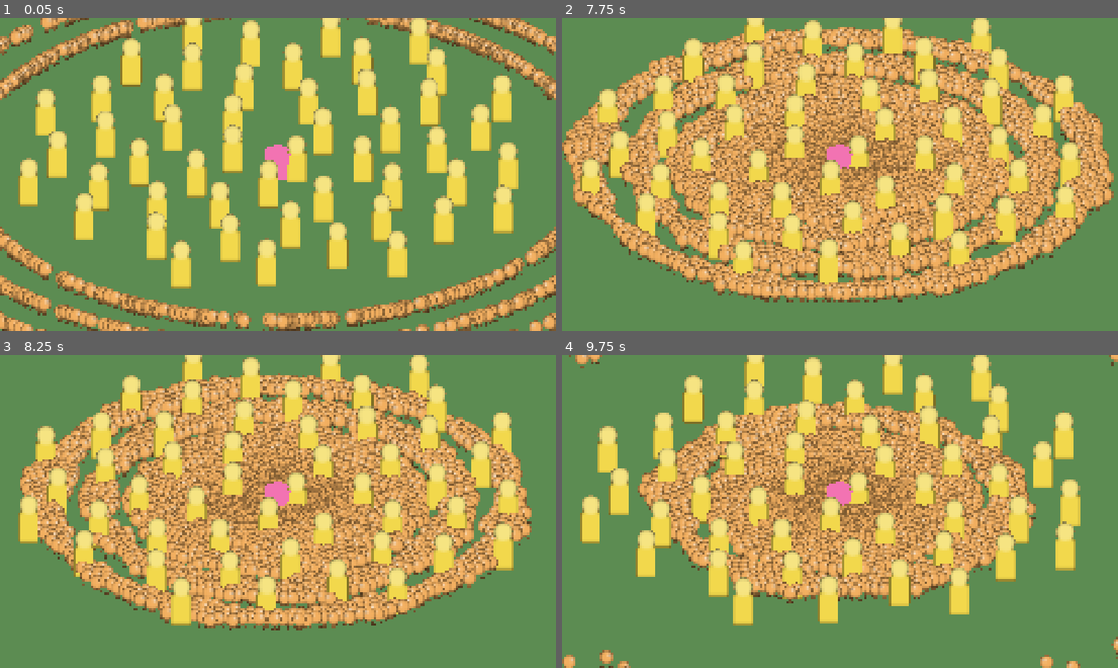
Above: before the commit, frames 1-4 (two rows, left to right).
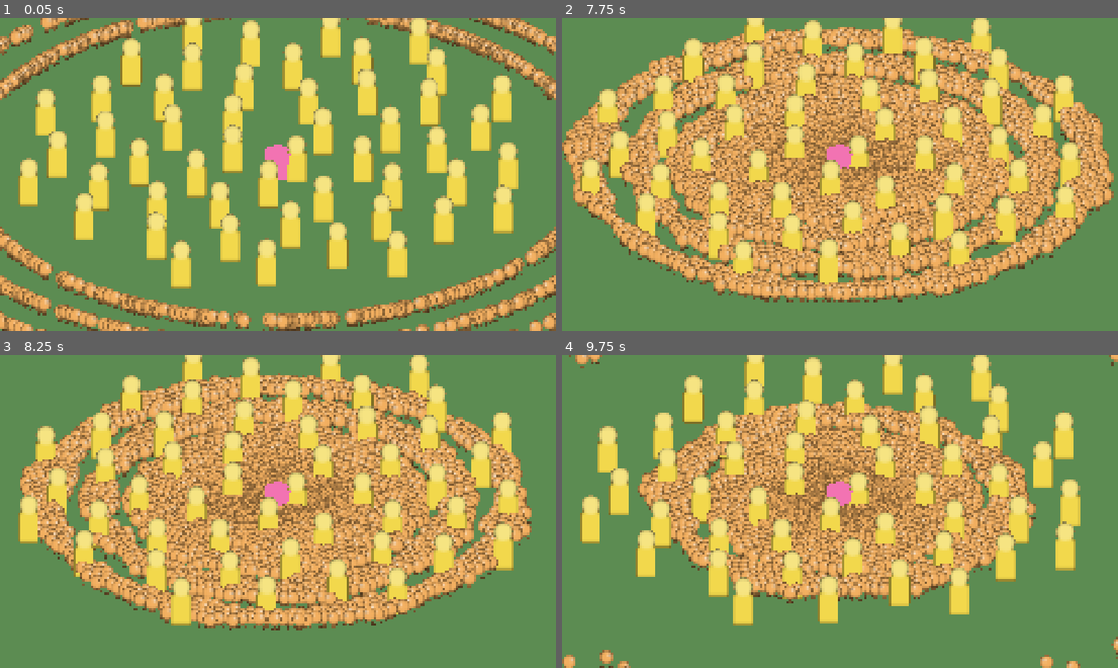
Above: after the commit, the same moments.

Repository: adrienlamotte/w-td
Game: Godot game, scene res://view/bench/bench.tscn
Two runs of this game, one before a commit and one after it. Both use one fixed random seed, a clock stepped at 60 frames per second and the inputs below. This scene is started directly instead of the project's main scene.
Inputs (mouse positions are in pixels of both pictures, inside the frame that each line leads up to):
- Up to frame 1 (0.05 s): no input
- Up to frame 2 (7.75 s): tap Enter at 0.5 s; move the mouse to (962, 158) at 0.52 s; tap S (cam_pan_down) at 0.6 s; click (962, 158) at 0.67 s; drag from (728, 190) to (812, 237) at 1.27 s; move the mouse to (895, 105) at 2.02 s; tap D (cam_pan_right) at 2.1 s; click (895, 105) at 2.17 s; drag from (812, 237) to (673, 127) at 2.77 s; move the mouse to (1006, 221) at 3.52 s; hold Mouse wheel up (cam_zoom_in) 3.53-4.25 s; click (1006, 221) at 3.67 s; drag from (673, 127) to (756, 96) at 4.27 s; move the mouse to (867, 174) at 5.02 s; hold Shift 5.03-5.75 s; click (867, 174) at 5.17 s; drag from (756, 96) to (728, 190) at 5.77 s; move the mouse to (962, 158) at 6.52 s; tap Ctrl at 6.6 s; click (962, 158) at 6.67 s; drag from (728, 190) to (812, 237) at 7.27 s
- Up to frame 3 (8.25 s): move the mouse to (333, 442) at 8.02 s; tap A (cam_pan_left) at 8.1 s; click (333, 442) at 8.17 s
- Up to frame 4 (9.75 s): drag from (812, 574) to (673, 464) at 8.77 s; move the mouse to (1006, 558) at 9.52 s; tap W (cam_pan_up) at 9.6 s; click (1006, 558) at 9.67 s

Frame 1 is identical in both runs. In frame 2, less than 0.1% of the frame differs, in the area x 42-63%, y 24-56%; in frame 3, 0.4%; in frame 4, 1.0%, in the area x 38-63%, y 32-54%.

Commit message:
025 Sim: cheap separation and targeting optimisations (#19)
* 025: reference separation test and lattice nearest test

Co-Authored-By: Claude Opus 5.5 (1M context) <noreply@anthropic.com>

* 025: inline cell_coord in separation and rebuild; nearest scans ring rows as ranges

Co-Authored-By: Claude Opus 5.5 (1M context) <noreply@anthropic.com>

* 025: grid cell size = 2 * max horde radius (D-108)

Co-Authored-By: Claude Opus 5.5 (1M context) <noreply@anthropic.com>

* 025: docs (3a grid and separation, D-108, perf_m1 section 5)

Co-Authored-By: Claude Opus 5.5 (1M context) <noreply@anthropic.com>

---------

Co-authored-by: Claude Opus 5.5 (1M context) <noreply@anthropic.com>

Diff:
--- a/game/sim/enemy_separation.gd
+++ b/game/sim/enemy_separation.gd
@@ -28,6 +28,11 @@
 	var cell_start := grid.cell_start
 	var cell_items := grid.cell_items
 	var dim := grid.dim
+	# Hoisted for the inlined grid.cell_coord() below (same expression, bit-identical).
+	var max_r := catalog.max_radius
+	var he := grid.half_extent
+	var cs := grid.cell_size
+	var dmax := dim - 1
 	var n := xs.size()
 	_push_x.resize(n)
 	_push_z.resize(n)
@@ -43,10 +48,12 @@
 		var ki := 0.5 * strength[ti]
 		var x := xs[i]
 		var z := zs[i]
-		var reach := ri + catalog.max_radius
-		var x0 := grid.cell_coord(x - reach)
-		var x1 := grid.cell_coord(x + reach)
-		for gz in range(grid.cell_coord(z - reach), grid.cell_coord(z + reach) + 1):
+		var reach := ri + max_r
+		var x0 := clampi(floori((x - reach + he) / cs), 0, dmax)
+		var x1 := clampi(floori((x + reach + he) / cs), 0, dmax)
+		var z0 := clampi(floori((z - reach + he) / cs), 0, dmax)
+		var z1 := clampi(floori((z + reach + he) / cs), 0, dmax)
+		for gz in range(z0, z1 + 1):
 			var row := gz * dim
 			for k in range(cell_start[row + x0], cell_start[row + x1 + 1]):
 				var j := cell_items[k]
--- a/game/sim/sim_world.gd
+++ b/game/sim/sim_world.gd
@@ -52,8 +52,8 @@
 	phase_usec.resize(Phase.size())
 	phase_usec_sum.resize(Phase.size())
 	_seed_rngs(run_seed)
-	# Cell size = largest enemy collision diameter x 2 (3a).
-	grid = SpatialGrid.new(4.0 * catalog.max_radius)
+	# Cell size = largest horde collision diameter (3a, D-108).
+	grid = SpatialGrid.new(2.0 * catalog.max_radius)
 
 
 func _seed_rngs(run_seed: int) -> void:
--- a/game/sim/spatial_grid.gd
+++ b/game/sim/spatial_grid.gd
@@ -34,8 +34,11 @@
 	cell_items.resize(count)
 	_enemy_cell.resize(count)
 	cell_start.fill(0)
-	for i in count:
-		var c := cell_coord(zs[i]) * dim + cell_coord(xs[i])
+	var he := half_extent
+	var cs := cell_size
+	var dmax := dim - 1
+	for i in count:  # cell_coord() inlined: same expression, bit-identical
+		var c := clampi(floori((zs[i] + he) / cs), 0, dmax) * dim 				+ clampi(floori((xs[i] + he) / cs), 0, dmax)
 		_enemy_cell[i] = c
 		cell_start[c] += 1
 	# Inclusive prefix sum: cell_start[c] = end of cell c.
@@ -73,33 +76,57 @@
 
 ## Index of the nearest enemy within max_range of (x, z), lowest index on ties, -1 if none.
 ## Searches square rings of cells around the point's cell and stops once a ring
-## cannot hold anything closer than the best found.
+## cannot hold anything closer than the best found. A ring's top and bottom rows
+## are one contiguous cell_items range each; the result does not depend on the
+## visit order (smallest d2, then lowest index).
 func nearest(x: float, z: float, max_range: float, xs: PackedFloat32Array,
 		zs: PackedFloat32Array) -> int:
 	var best := -1
 	var best_d2 := max_range * max_range
+	var starts := cell_start
+	var items := cell_items
+	var d := dim
 	var cx := cell_coord(x)
 	var cz := cell_coord(z)
-	var k_max := mini(int(max_range / cell_size) + 1, dim)
+	var k_max := mini(int(max_range / cell_size) + 1, d)
 	for k in k_max + 1:
 		# Any enemy in ring k is at least (k - 1) * cell_size away (clamping keeps this true).
 		var gap := (k - 1) * cell_size
 		if k > 1 and gap * gap > best_d2:
 			break
-		for gz in range(maxi(cz - k, 0), mini(cz + k, dim - 1) + 1):
-			var edge_row := absi(gz - cz) == k
-			var step := 1 if edge_row else 2 * k
-			var gx := cx - k
-			while gx <= cx + k:
-				if gx >= 0 and gx < dim:
-					var c := gz * dim + gx
-					for n in range(cell_start[c], cell_start[c + 1]):
-						var i := cell_items[n]
-						var dx := xs[i] - x
-						var dz := zs[i] - z
-						var d2 := dx * dx + dz * dz
-						if d2 < best_d2 or (d2 == best_d2 and (best == -1 or i < best)):
-							best = i
-							best_d2 = d2
-				gx += step
+		var gx0 := maxi(cx - k, 0)
+		var gx1 := mini(cx + k, d - 1)
+		for gz in range(maxi(cz - k, 0), mini(cz + k, d - 1) + 1):
+			var row := gz * d
+			# Two ranges: the whole row on the ring's edge rows, else its left and right cells.
+			var a0 := 0
+			var a1 := 0
+			var b0 := 0
+			var b1 := 0
+			if absi(gz - cz) == k:
+				a0 = starts[row + gx0]
+				a1 = starts[row + gx1 + 1]
+			else:
+				if cx - k >= 0:
+					a0 = starts[row + cx - k]
+					a1 = starts[row + cx - k + 1]
+				if cx + k < d:
+					b0 = starts[row + cx + k]
+					b1 = starts[row + cx + k + 1]
+			for n in range(a0, a1):
+				var i := items[n]
+				var dx := xs[i] - x
+				var dz := zs[i] - z
+				var d2 := dx * dx + dz * dz
+				if d2 < best_d2 or (d2 == best_d2 and (best == -1 or i < best)):
+					best = i
+					best_d2 = d2
+			for n in range(b0, b1):
+				var i := items[n]
+				var dx := xs[i] - x
+				var dz := zs[i] - z
+				var d2 := dx * dx + dz * dz
+				if d2 < best_d2 or (d2 == best_d2 and (best == -1 or i < best)):
+					best = i
+					best_d2 = d2
 	return best
--- a/game/tests/sim/test_enemy_separation.gd
+++ b/game/tests/sim/test_enemy_separation.gd
@@ -27,7 +27,7 @@
 
 ## Runs `ticks` separation passes, rebuilding the grid before each like step() does.
 func _run(enemies: SimEnemies, ticks: int) -> void:
-	var grid := SpatialGrid.new(4.0 * _catalog.max_radius)
+	var grid := SpatialGrid.new(2.0 * _catalog.max_radius)  # as SimWorld (D-108)
 	var sep := EnemySeparation.new()
 	for n in ticks:
 		grid.rebuild(enemies.pos_x, enemies.pos_z)
@@ -130,3 +130,69 @@
 		total += world.phase_usec[SimWorld.Phase.SEPARATE]
 	gut.p("separation, 3000 enemies piled: %.2f ms/tick" % (total / 1000.0 / ticks))
 	assert_eq(world.enemies.count(), 3000)
+
+
+## O(n^2) reference of the D-084 rule: every pair i < j once, pushes from the start
+## positions (Jacobi), coincident pair i -x / j +x, total push capped at the own radius.
+func _reference_apply(e: SimEnemies) -> void:
+	var n := e.count()
+	var px := PackedFloat64Array()
+	var pz := PackedFloat64Array()
+	px.resize(n)
+	pz.resize(n)
+	for i in n:
+		for j in range(i + 1, n):
+			var ti := e.type_id[i]
+			var tj := e.type_id[j]
+			var dx := e.pos_x[i] - e.pos_x[j]
+			var dz := e.pos_z[i] - e.pos_z[j]
+			var rr := _catalog.radius[ti] + _catalog.radius[tj]
+			var d2 := dx * dx + dz * dz
+			if d2 >= rr * rr:
+				continue
+			var d := sqrt(d2)
+			var ux := -1.0
+			var uz := 0.0
+			if d >= EnemySeparation.COINCIDENT_EPS:
+				ux = dx / d
+				uz = dz / d
+			var overlap := rr - d
+			px[i] += 0.5 * _catalog.separation_strength[ti] * overlap * ux
+			pz[i] += 0.5 * _catalog.separation_strength[ti] * overlap * uz
+			px[j] -= 0.5 * _catalog.separation_strength[tj] * overlap * ux
+			pz[j] -= 0.5 * _catalog.separation_strength[tj] * overlap * uz
+	for i in n:
+		var r := _catalog.radius[e.type_id[i]]
+		var len := sqrt(px[i] * px[i] + pz[i] * pz[i])
+		var s := r / len if len > r else 1.0
+		e.pos_x[i] += px[i] * s
+		e.pos_z[i] += pz[i] * s
+
+
+func _reference_layout() -> SimEnemies:
+	var rng := RandomNumberGenerator.new()
+	rng.seed = 2025
+	var kinds := [_catalog.type_of(SWARMER), _catalog.type_of("enemy_brute_01"),
+		_catalog.type_of("enemy_ranged_01")]
+	var e := SimEnemies.new()
+	e.add(_catalog.type_of(BOSS), CX + 5.0, 5.0, 1.0)
+	e.add(kinds[0], CX + 2.0, 2.0, 1.0)  # coincident pair
+	e.add(kinds[0], CX + 2.0, 2.0, 1.0)
+	for i in 397:
+		e.add(kinds[i % 3], CX + rng.randf_range(0.0, 10.0), rng.randf_range(0.0, 10.0), 1.0)
+	return e
+
+
+func test_matches_reference() -> void:
+	for cell: float in [4.0 * _catalog.max_radius, 2.0 * _catalog.max_radius]:
+		var a := _reference_layout()
+		var b := _reference_layout()
+		var grid := SpatialGrid.new(cell)
+		grid.rebuild(a.pos_x, a.pos_z)
+		EnemySeparation.new().apply(a, grid, _catalog)
+		_reference_apply(b)
+		var bad := 0
+		for i in a.count():
+			if absf(a.pos_x[i] - b.pos_x[i]) > 1e-4 or absf(a.pos_z[i] - b.pos_z[i]) > 1e-4:
+				bad += 1
+		assert_eq(bad, 0, "cell %.2f: positions off the O(n^2) reference" % cell)
--- a/game/tests/sim/test_spatial_grid.gd
+++ b/game/tests/sim/test_spatial_grid.gd
@@ -132,7 +132,7 @@
 
 func test_sim_world_grid_matches_enemies() -> void:
 	var world := SimWorld.new(7)
-	assert_almost_eq(world.grid.cell_size, 4.0 * world.catalog.max_radius, 1e-6)
+	assert_almost_eq(world.grid.cell_size, 2.0 * world.catalog.max_radius, 1e-6)
 	world.spawn_ring(world.catalog.type_of(SWARMER), 500, 30.0)
 	for t in 60:
 		world.step()
@@ -157,3 +157,26 @@
 	gut.p("SpatialGrid: 100 rebuilds of %d = %.1f ms; 300 nearest(8) = %.2f ms (%d found)"
 		% [xs.size(), (t1 - t0) / 1000.0, (t2 - t1) / 1000.0, found])
 	assert_gt(found, 0)
+
+
+## Many equal distances: the lowest index must win whatever order the cells are scanned in.
+func test_nearest_ties_on_lattice() -> void:
+	for gz in range(-6, 7):
+		for gx in range(-6, 7):
+			xs.append(gx)
+			zs.append(gz)
+	# Reverse duplicates so the lowest index is not always the first in its cell.
+	for i in range(xs.size() - 1, -1, -3):
+		xs.append(xs[i])
+		zs.append(zs[i])
+	for cell: float in [CELL, 0.8]:
+		grid = SpatialGrid.new(cell)
+		grid.rebuild(xs, zs)
+		var bad := 0
+		for q in 200:
+			var x := rng.randi_range(-14, 14) * 0.5
+			var z := rng.randi_range(-14, 14) * 0.5
+			var r := float(rng.randi_range(1, 8))
+			if grid.nearest(x, z, r, xs, zs) != _brute_nearest(x, z, r):
+				bad += 1
+		assert_eq(bad, 0, "cell %.1f" % cell)
Not shown, changed: docs/02_TECH_ARCHITECTURE.md
Not shown, changed: docs/DECISIONS.md
Not shown, changed: reports/perf_m1.md
